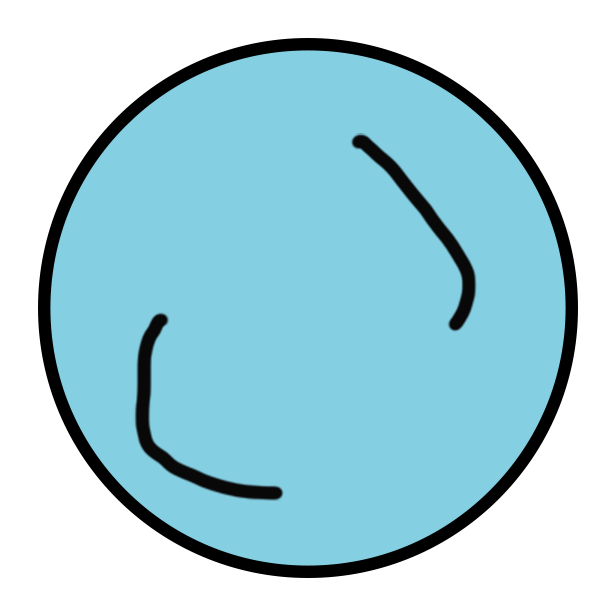
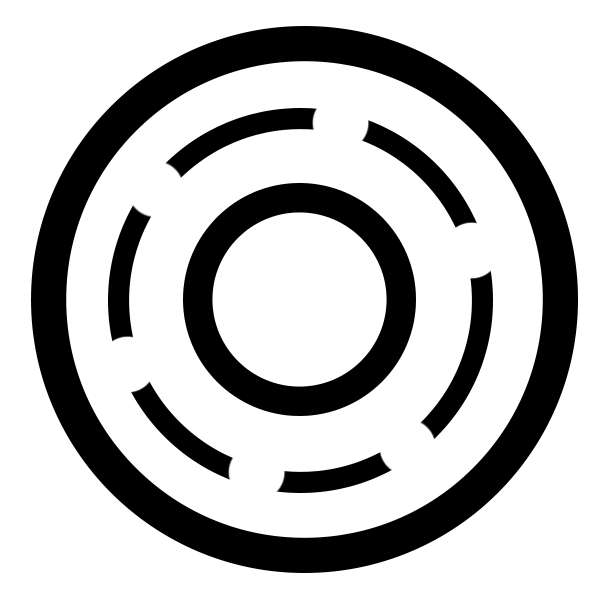
Layered file, before and after one edit (600px x 600px). Changes by layer:
added layer "Elips 4" above "Elips 3" over (x1=108, y1=108, x2=493, y2=493)
added layer "Elips 3" above "Elips 2" over (x1=183, y1=183, x2=416, y2=416)
added layer "Elips 2" above "Katman 1" over (x1=31, y1=26, x2=578, y2=573)
painted on "Katman 1" over (x1=54, y1=51, x2=550, y2=562)
removed layer "Elips 1" over (x1=38, y1=38, x2=578, y2=578)
